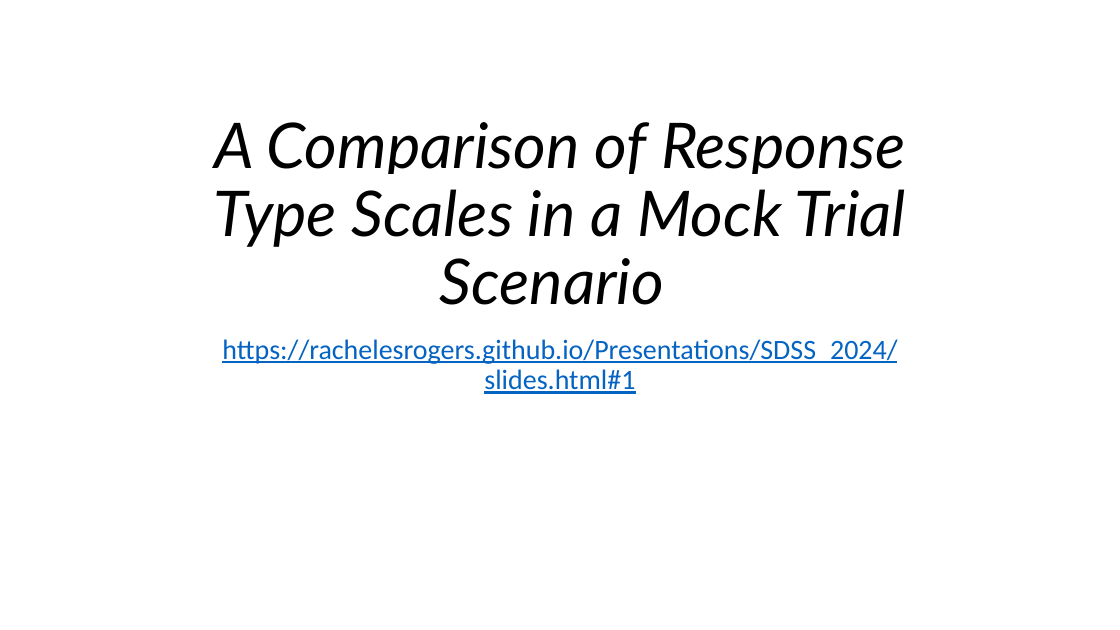
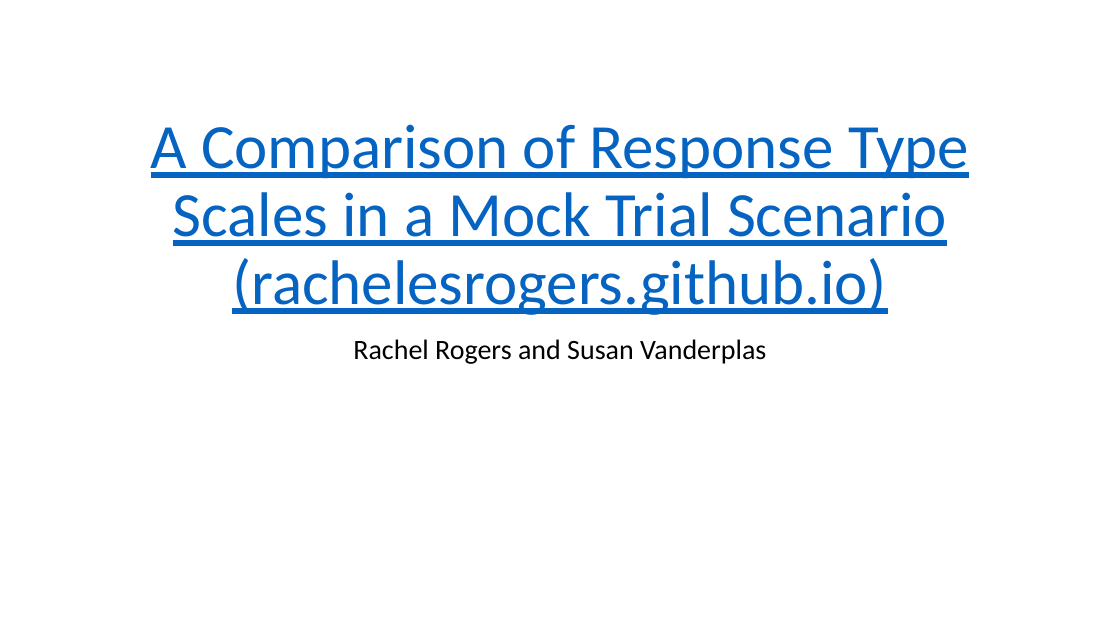
Before and after one commit to rachelesrogers/Presentations, a slide deck: slide 1 of SDSS_2024/Rogers_SDSS_2024.pptx. Drawn at 1120x630 pixels with LibreOffice and Linux fonts; fonts in the diff are those of the drawing. Boxes give left, top, right and bottom in pixels: in the first picture for what was removed or moved away, otherwise in the second. Text is boxed around its words. In the diff, an @@ line names an element or a change of style, - is before the commit and + after.

```diff
--- a/SDSS_2024/Rogers_SDSS_2024.pptx
+++ b/SDSS_2024/Rogers_SDSS_2024.pptx
@@ title at (x1=151, y1=124, x2=969, y2=315): text changed; font Lato to Calibri; text colour #000000 to #0563C1; italic off @@
-A Comparison of Response Type Scales in a Mock Trial Scenario
+A Comparison of Response Type Scales in a Mock Trial Scenario (rachelesrogers.github.io)
@@ subtitle at (x1=353, y1=339, x2=766, y2=364): text changed; text colour #0563C1 to #000000 @@
-https://rachelesrogers.github.io/Presentations/SDSS_2024/slides.html#1
+Rachel Rogers and Susan Vanderplas
```
Also in this commit, not shown: 1 other file.
